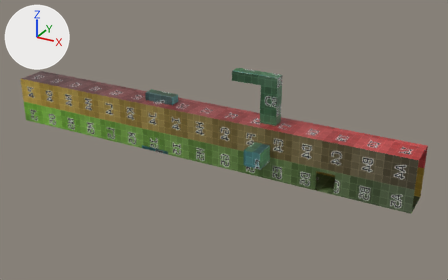
One commit to the FBX model Gamejam2023/Assets/Gamejam/Prefabs/Rooms/Assets/Flat.fbx: the scene before it, then after it.
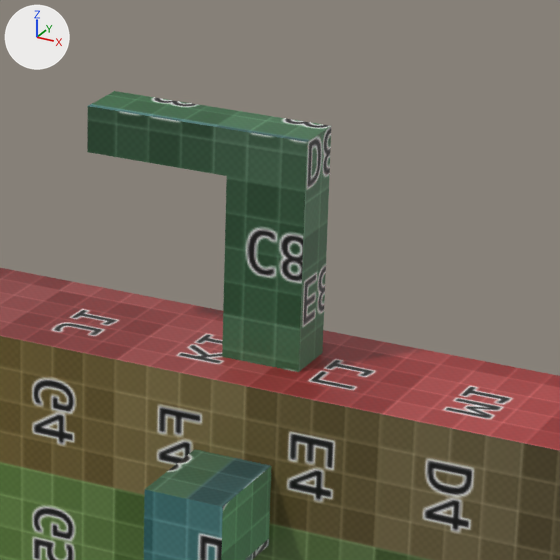
Old and new are each drawn whole from a 50 mm lens placed at (39.5, -88.1, 44.9), pointed at (-9.6, 1.3, 0.2) and again close up on the part from 48% to 74% of the width and 17% to 59% of the height. Arrows for +X, +Y and +Z are at upper left; the lights stay in place. Vertices at the same position are counted once.

Objects in the first close-up: 'Flat'.
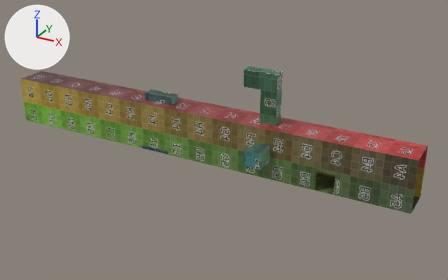
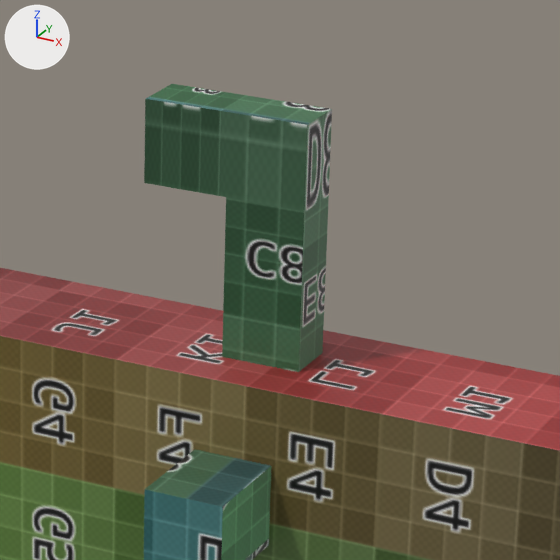
The change, as a list of edits to the scene's bpy script:
```text
Change me_cube_014:
    used by ob_flat; location = (0.0, 0.0, 0.0)
    verts and faces of me_cube_014; kept vertices keep their numbers, new ones are numbered from 286
    before: 274 (0.9, 2.0, 12.1) at pixel (329, 172), 275 (0.9, 0.0, 12.1) at pixel (305, 189), 276 (-2.0, 2.0, 12.1), 277 (-2.0, 0.0, 12.1) at pixel (226, 176), 278 (0.9, 2.0, 13.8) at pixel (331, 125)
    before: 279 (0.9, 0.0, 13.8) at pixel (306, 141), 280 (-2.0, 2.0, 13.8) at pixel (253, 113), 281 (-2.0, 0.0, 13.8) at pixel (227, 128), 282 (-7.4, 2.0, 12.1), 283 (-7.4, 0.0, 12.1) at pixel (87, 152)
    before: 284 (-7.4, 2.0, 13.8) at pixel (114, 91), 285 (-7.4, 0.0, 13.8) at pixel (87, 106)
    remove me_cube_014.from_pydata(...)  # 286 vertices, 261 faces; spans x -55.1..24.8, y -5.9..7.6, z -3.5..13.8
    add me_cube_014.from_pydata(...)  # 286 vertices, 260 faces; spans x -55.1..24.8, y -5.9..7.6, z -3.5..14.4
    me_cube_014 part 1
    add delete_faces([(282, 284, 285, 283)])
    add for i in [*range(278, 282)]: verts[i] += (0.0, 0.0, 0.6)
    add verts[274] = (0.9, 2.0, 11.3)  # moved, pixel (328, 193)
    add verts[276] = (-2.0, 2.0, 11.3)  # moved
    add verts[275] = (0.9, 0.0, 11.4)  # moved, pixel (304, 210)
    add verts[277] = (-2.0, 0.0, 11.4)  # moved, pixel (226, 197)
    add verts[282] = (-5.2, 2.0, 11.3)  # moved
    add verts[283] = (-5.2, 0.0, 11.4)  # moved, pixel (144, 182)
    add verts[284] = (-5.2, 2.0, 14.4)  # moved, pixel (171, 83)
    add verts[285] = (-5.2, 0.0, 14.4)  # moved, pixel (145, 98)
```

Changed parts and their boxes [x1, y1, x2, y2] in the close-ups (560 x 560 px):
'Flat', reshaped
    before: [0, 91, 560, 560]
    after: [0, 84, 560, 560]
part 1 of me_cube_014, cut back
    before: [87, 91, 331, 292]
    after: [144, 84, 332, 292]
